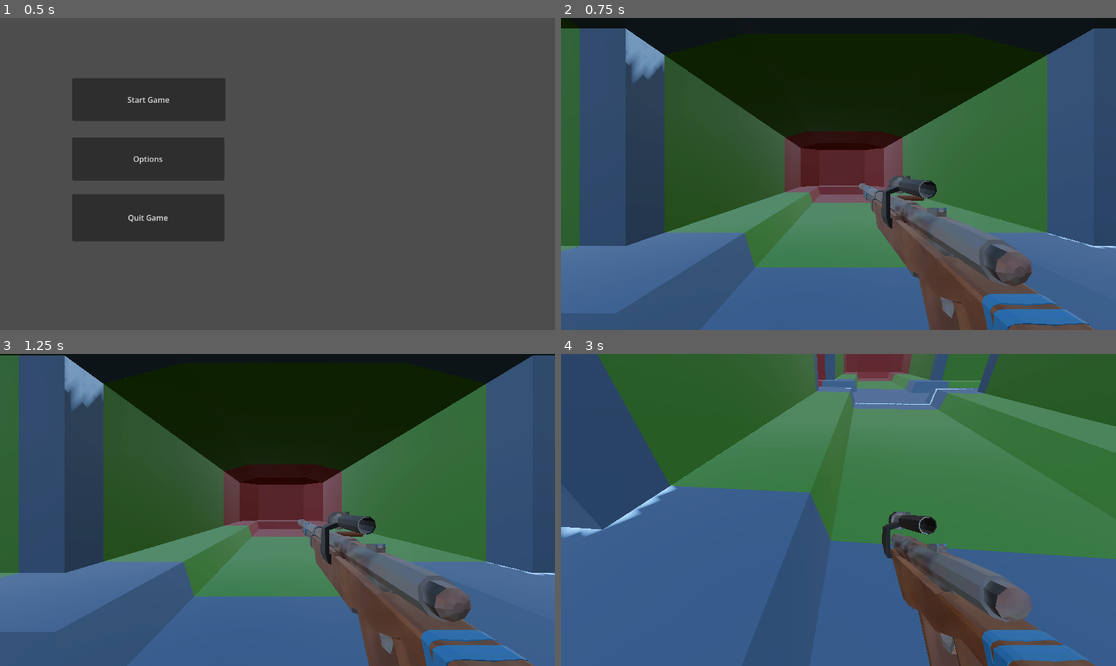
Above: before the commit, frames 1-4 (two rows, left to right).
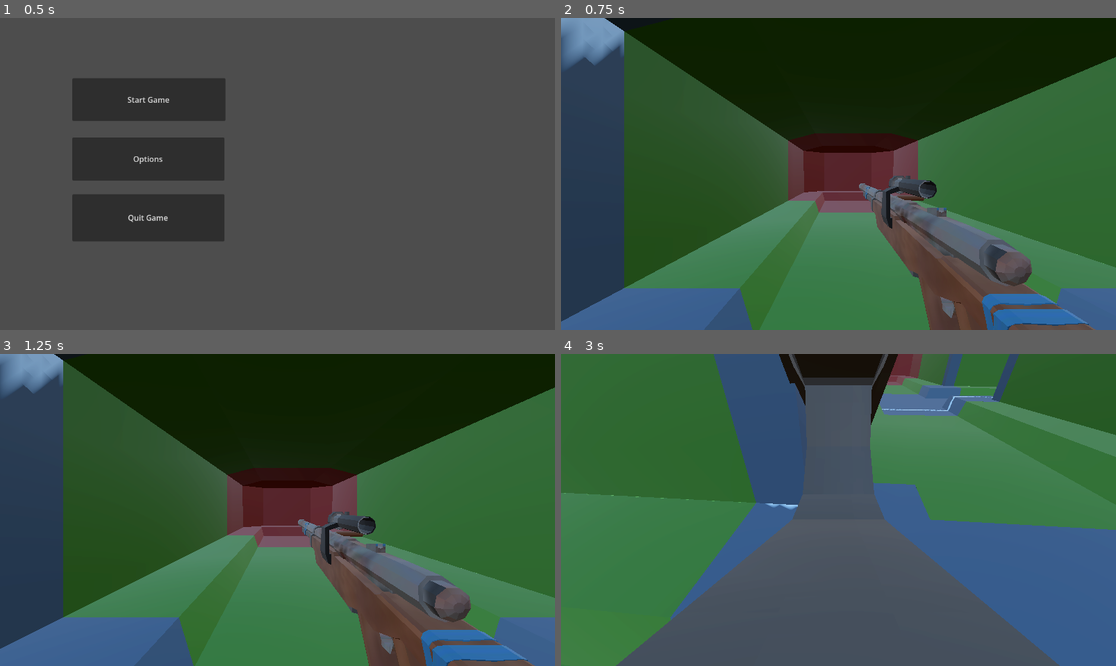
Above: after the commit, the same moments.

Repository: MikaelVV/tunnelsgame
Game: Godot game, scene res://Scenes/MainMenu.tscn
The game is run twice, just before and just after one commit, with the same random seed, the same clock (stepped at 60 frames per second) and the same inputs.
Inputs (mouse positions are in pixels of both pictures, inside the frame that each line leads up to):
- Up to frame 1 (0.5 s): no input
- Up to frame 2 (0.75 s): click "Start Game" at 0.5 s
- Up to frame 3 (1.25 s): no input
- Up to frame 4 (3 s): tap Enter at 1.25 s; move the mouse to (866, 510) at 1.27 s; hold W (up) from 1.28 s (still down); tap 1 (next_weapon) at 1.35, 2.3, 2.85 s; tap Space (jump) at 1.52, 2.27 s; tap 2 (previous_weapon) at 1.55, 2.1 s; move the mouse to (810, 510) at 2.02 s; move the mouse to (849, 503) at 2.77 s

Frame 1 is identical in both runs. In frame 2, 44% of the frame differs, in the area x 0-100%, y 0-100%; in frame 3, 46%; in frame 4, 66%.
Error before the commit: Invalid access of index '2' on a base object of type: 'Array'. (res://Scripts/HandController.gd:28)

Commit message:
Fixing crash when switching weapons

Diff:
--- a/Scenes/grind_map_test.tscn
+++ b/Scenes/grind_map_test.tscn
@@ -33,9 +33,6 @@
 "cells": PackedInt32Array(2, 2, 1, 65535, 2, 1, 65535, 5, 0, 2, 8, 1441792, 5, 8, 1048576, 8, 5, 0, 5, 2, 1441792, 6553 …(417 unchanged characters)…
 }
 
-[node name="Player" parent="." unique_id=1393582432 instance=ExtResource("2_4a3xk")]
-transform = Transform3D(0.805, 0, 0, 0, 0.805, 0, 0, 0, 0.805, -1.2919387, 0.44462347, 4.667016)
-
 [node name="CanvasLayer" type="CanvasLayer" parent="." unique_id=338766555]
 
 [node name="PauseMenu" parent="CanvasLayer" unique_id=502400862 instance=ExtResource("4_maub5")]
@@ -43,3 +40,6 @@
 offset_top = 3.0
 offset_right = 7.0
 offset_bottom = 3.0
+
+[node name="Player" parent="." unique_id=1961869043 instance=ExtResource("2_4a3xk")]
+transform = Transform3D(1, 0, 0, 0, 1, 0, 0, 0, 1, -1.6437428, 0.6011971, 3.8476105)
--- a/Scenes/player.tscn
+++ b/Scenes/player.tscn
@@ -3,6 +3,7 @@
 [ext_resource type="Script" uid="uid://em571n5q0uyi" path="res://Scripts/PlayerController.gd" id="1_v0iea"]
 [ext_resource type="Script" uid="uid://p7vu4axbymmh" path="res://Scripts/HandController.gd" id="2_6t5aa"]
 [ext_resource type="PackedScene" uid="uid://dxt5ibfn1xk4p" path="res://Scenes/Guns/Scav_Bolt_Rifle.tscn" id="2_cvnsp"]
+[ext_resource type="PackedScene" uid="uid://cx7l1lg5byq56" path="res://Scenes/Guns/Pistol.tscn" id="4_vgqql"]
 
 [sub_resource type="CapsuleMesh" id="CapsuleMesh_rmglt"]
 
@@ -29,3 +30,6 @@
 [node name="ScavBoltRifle" parent="HeadPivot/Camera3D/HandSlot" unique_id=1118123335 instance=ExtResource("2_cvnsp")]
 transform = Transform3D(-4.371139e-08, 0, 1, 0, 1, 0, -1, 0, -4.371139e-08, 0.5, -0.5, -1.75)
 visible = false
+
+[node name="Pistol" parent="HeadPivot/Camera3D/HandSlot" unique_id=1548776254 instance=ExtResource("4_vgqql")]
+visible = false
--- a/Scripts/HandController.gd
+++ b/Scripts/HandController.gd
@@ -14,8 +14,10 @@
 # Called every frame. 'delta' is the elapsed time since the previous frame.
 func _process(delta: float) -> void:
 	if Input.is_action_just_pressed("next_weapon"):
+		weapons[current_weapon].visible = false
 		switch_weapons(1)
 	elif Input.is_action_just_pressed("previous_weapon"):
+		weapons[current_weapon].visible = false
 		switch_weapons(-1)
 
 func switch_weapons(direction):
@@ -23,6 +25,6 @@
 	if (current_weapon < 0):
 		current_weapon += weapons.size()
 	elif current_weapon >= weapons.size():
-		current_weapon += weapons.size()
+		current_weapon -= weapons.size()
 
 	weapons[current_weapon].visible = true
